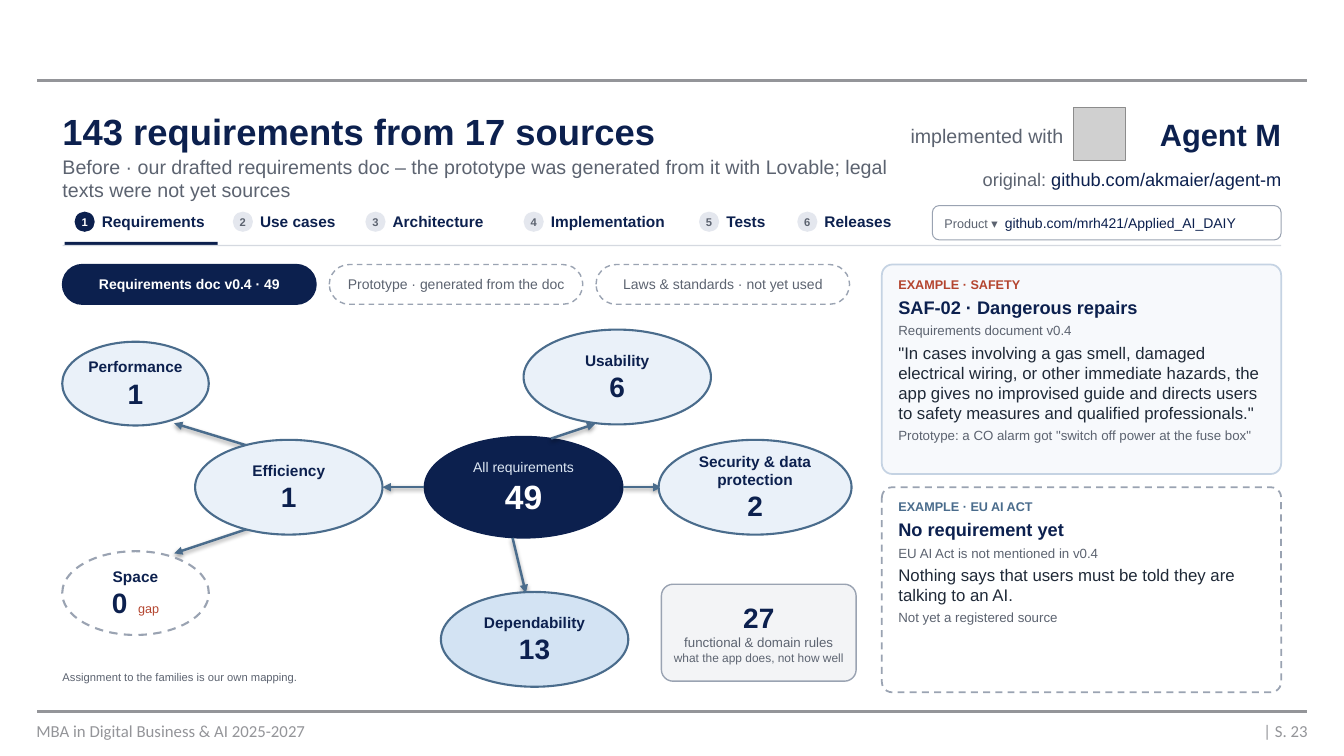
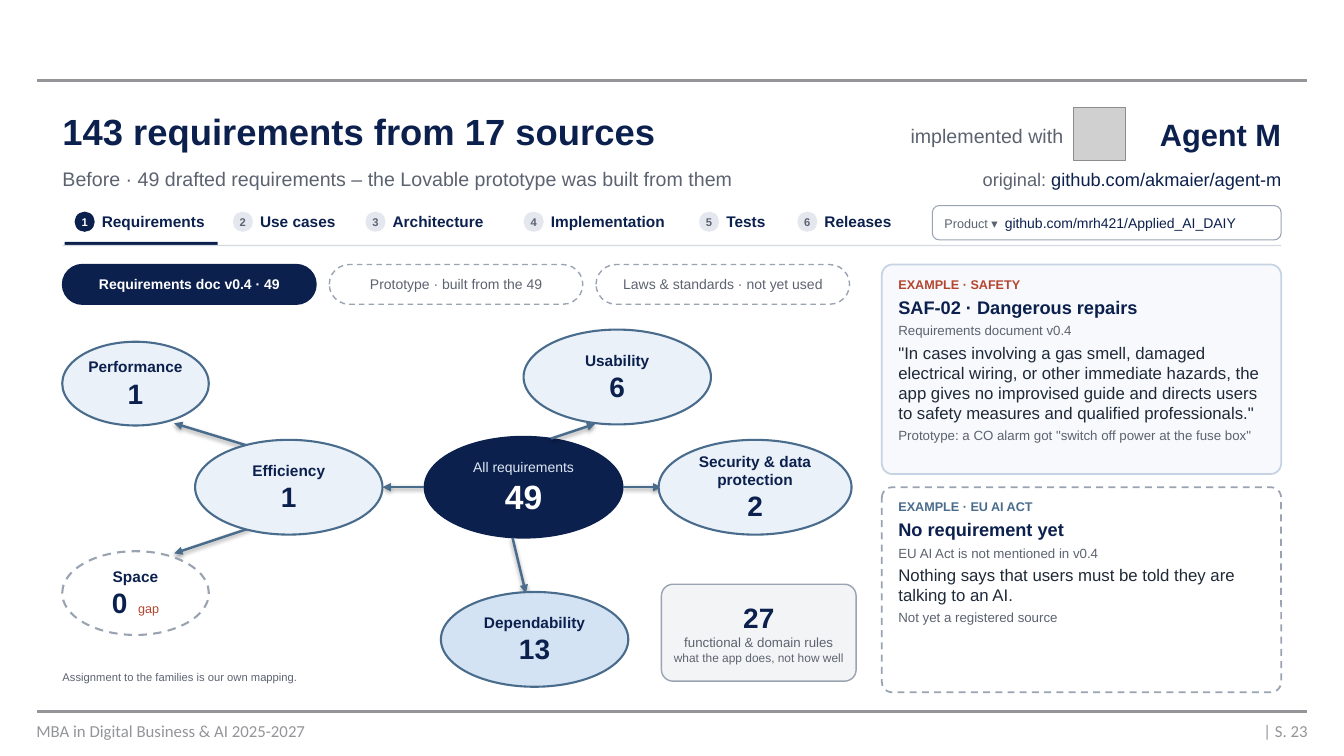
Before and after one commit to mrh421/Applied_AI_DAIY, a slide deck: slide 23 of presentation/DAIY_pre-presentation_v6.pptx. Drawn at 1344x756 pixels with LibreOffice and Linux fonts; fonts in the diff are those of the drawing; grey boxes stand for pictures; background and template pictures are left out. Boxes give left, top, right and bottom in pixels: in the first picture for what was removed or moved away, otherwise in the second. Text is boxed around its words. In the diff, an @@ line names an element or a change of style, - is before the commit and + after.

```diff
--- a/presentation/DAIY_pre-presentation_v6.pptx
+++ b/presentation/DAIY_pre-presentation_v6.pptx
@@ text at [62, 172, 732, 190]: text changed @@
-Before · our drafted requirements doc – the prototype was generated from it with Lovable; legal texts were not yet sources
+Before · 49 drafted requirements – the Lovable prototype was built from them
@@ text in rounded rectangle at [370, 279, 543, 292]: text changed @@
-Prototype · generated from the doc
+Prototype · built from the 49
```
Also in this commit, not shown: 1 other file.
